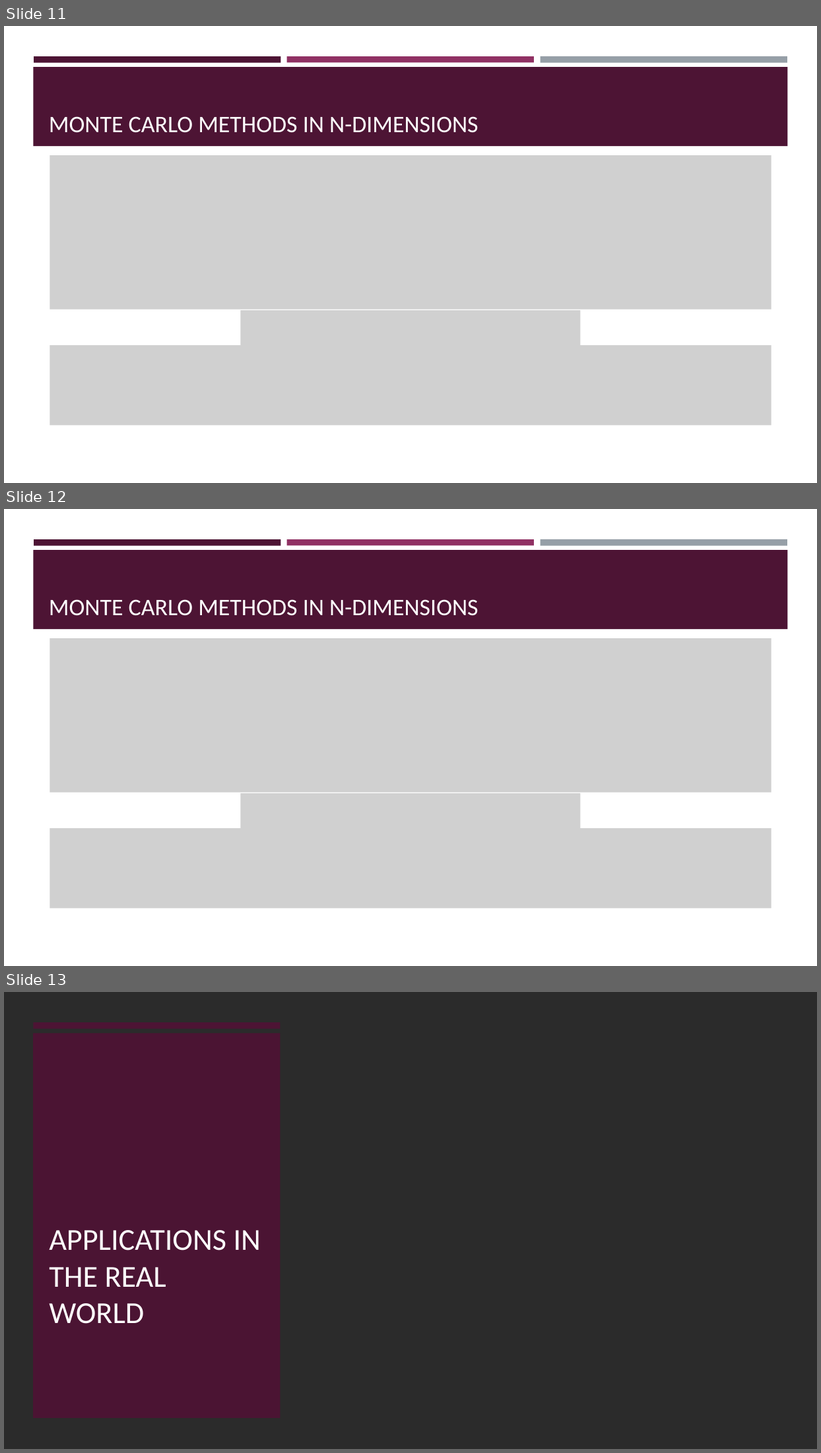
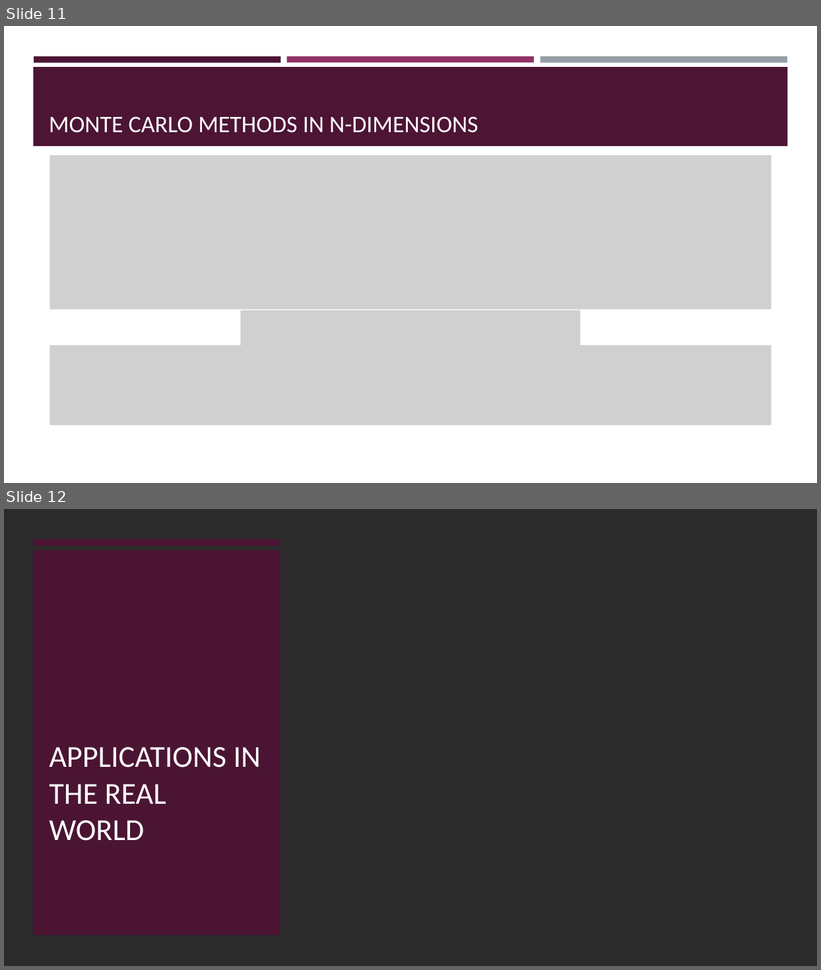
Before and after one commit to eoiniritium/jateb-course-work, a slide deck: presentation.pptx. Shown one above the other, each under a label of ours: slides 11, 12 and 13 before the commit, slides 11 and 12 after it. The pictures are 821x1453 and 821x970 pixels, drawn with LibreOffice and Linux fonts; fonts in the diff are those of the drawing; grey boxes stand for pictures; background and template pictures are left out; a plain dark background stands for a picture behind light text. Boxes give left, top, right and bottom in pixels: in the first picture for what was removed or moved away, otherwise in the second. Text is boxed around its words. In the diff, an @@ line names an element or a change of style, - is before the commit and + after.

```diff
--- a/presentation.pptx
+++ b/presentation.pptx
@@ slide 12 removed at bbox=[4, 509, 817, 966], background #FFFFFF; not listed: 4 template elements that a slide beside it also shows @@
@@ title removed at bbox=[49, 599, 479, 616] @@
-MONTE CARLO METHODS IN N-DIMENSIONS
@@ picture removed at bbox=[50, 638, 772, 793] @@
@@ picture removed at bbox=[241, 794, 581, 828] @@
@@ picture removed at bbox=[50, 828, 772, 908] @@
@@ what was slide 13 is now slide 12 @@
```
Also in this commit, not shown: 5 slides changed.
